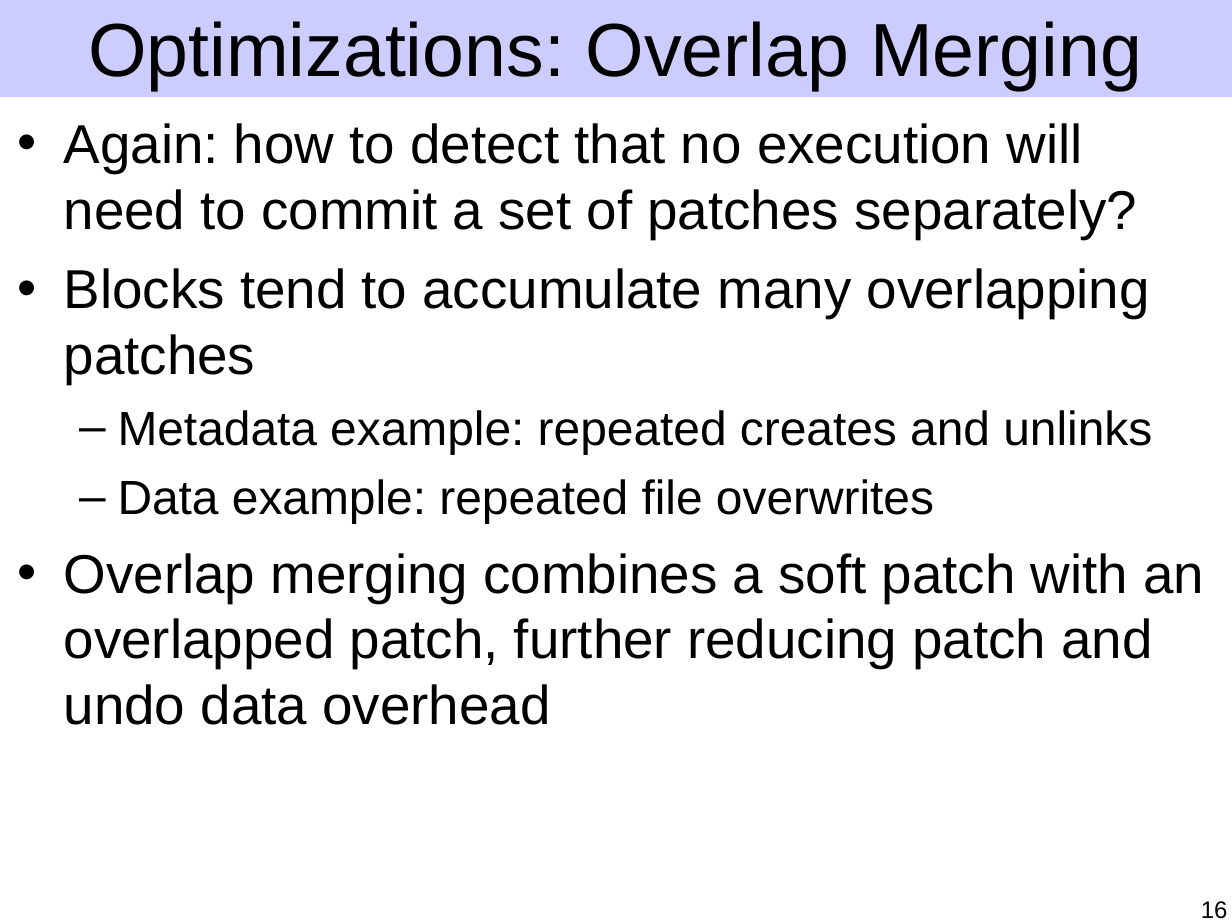
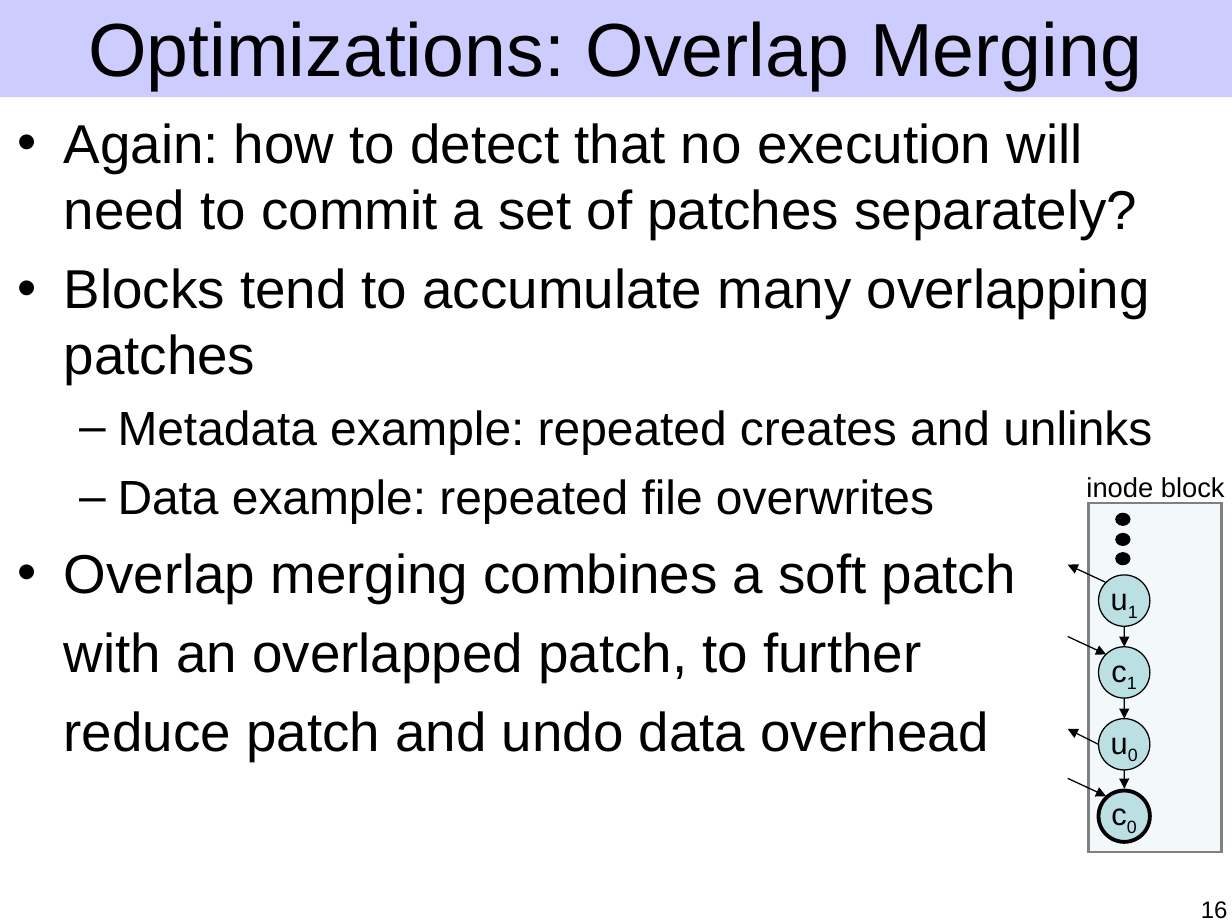
Before and after one commit to ucla-readable/fstitch-doc, a slide deck: slide 16 of sosp/pres.ppt. Drawn at 1232x924 pixels with LibreOffice and Linux fonts; fonts in the diff are those of the drawing. Boxes give left, top, right and bottom in pixels: in the first picture for what was removed or moved away, otherwise in the second. Text is boxed around its words. In the diff, an @@ line names an element or a change of style, - is before the commit and + after.

Commit message:
Improve overlap merging and flesh out ready change lists and other opts.

```diff
--- a/sosp/pres.ppt
+++ b/sosp/pres.ppt
@@ text added at [1086,477,1225,503], 16 pt, text #000000 @@
+inode block
@@ rectangle added at [1088,503,1221,851], fill #BBE0E3 at 17% opacity, outline #808080 1.5 pt @@
@@ ellipse added at [1117,533,1130,545], fill #000000, outline #000000 0.74 pt @@
@@ ellipse added at [1117,513,1130,525], fill #000000, outline #000000 0.74 pt @@
@@ text at [64,553,1016,761]: text changed @@
-• Overlap merging combines a soft patch with an overlapped patch, further reducing patch and undo data overhead
+• Overlap merging combines a soft patch
+with an overlapped patch, to further
+reduce patch and undo data overhead
@@ arrow added from (1106, 583) to (1068, 564), #000000 0.74 pt @@
@@ ellipse added at [1117,553,1130,565], fill #000000, outline #000000 0.74 pt @@
@@ ellipse added at [1099,575,1151,627], fill #BBE0E3, outline #000000 0.74 pt, 18 pt, text #000000 @@
+u1
@@ arrow added from (1124, 626) to (1125, 647), #000000 0.74 pt @@
@@ arrow added from (1068, 637) to (1106, 654), #000000 0.74 pt @@
@@ ellipse added at [1099,647,1151,699], fill #BBE0E3, outline #000000 0.74 pt, 18 pt, text #000000 @@
+c1
@@ ellipse added at [1099,718,1151,770], fill #BBE0E3, outline #000000 0.74 pt, 18 pt, text #000000 @@
+u0
@@ arrow added from (1124, 699) to (1125, 718), #000000 0.74 pt @@
@@ arrow added from (1099, 744) to (1068, 729), #000000 0.74 pt @@
@@ arrow added from (1068, 779) to (1106, 796), #000000 0.74 pt @@
@@ arrow added from (1124, 770) to (1125, 788), #000000 0.74 pt @@
@@ ellipse added at [1099,791,1151,843], fill #BBE0E3, outline #000000 2.24 pt, 18 pt, text #000000 @@
+c0
```
Also in this commit, not shown: 7 other slides changed, 5 slides added, 1 slide removed.
